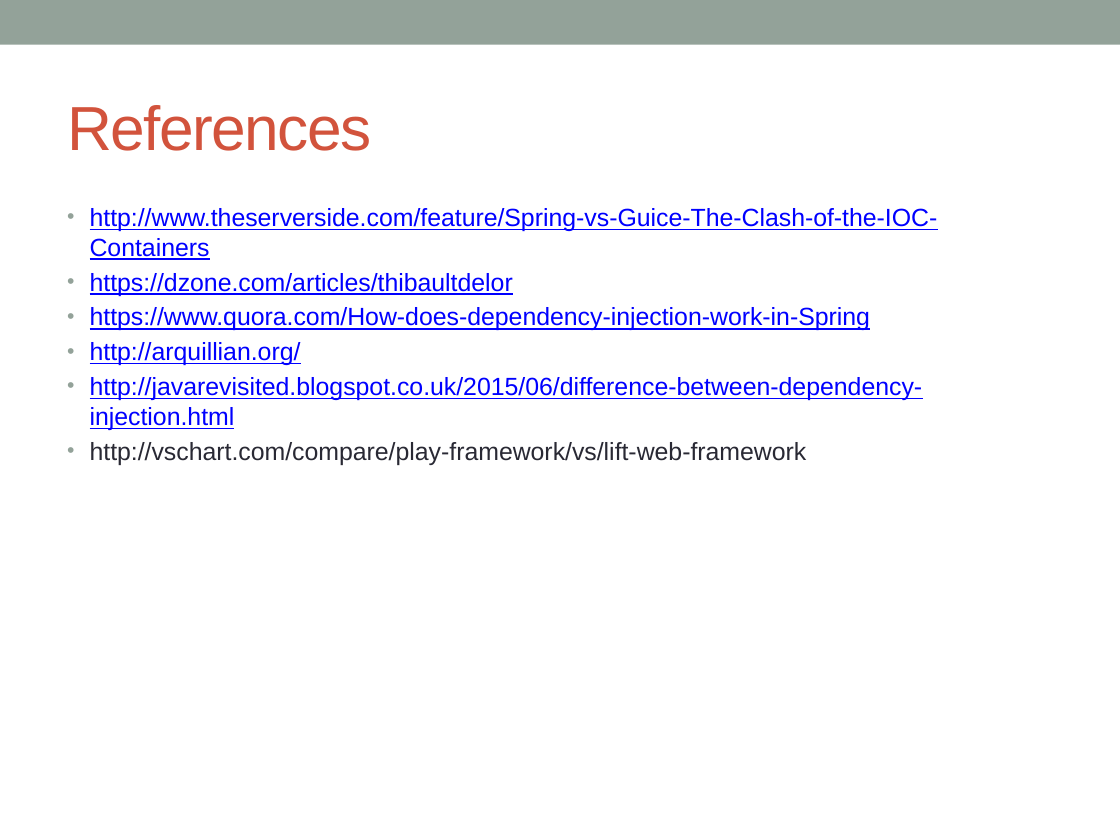
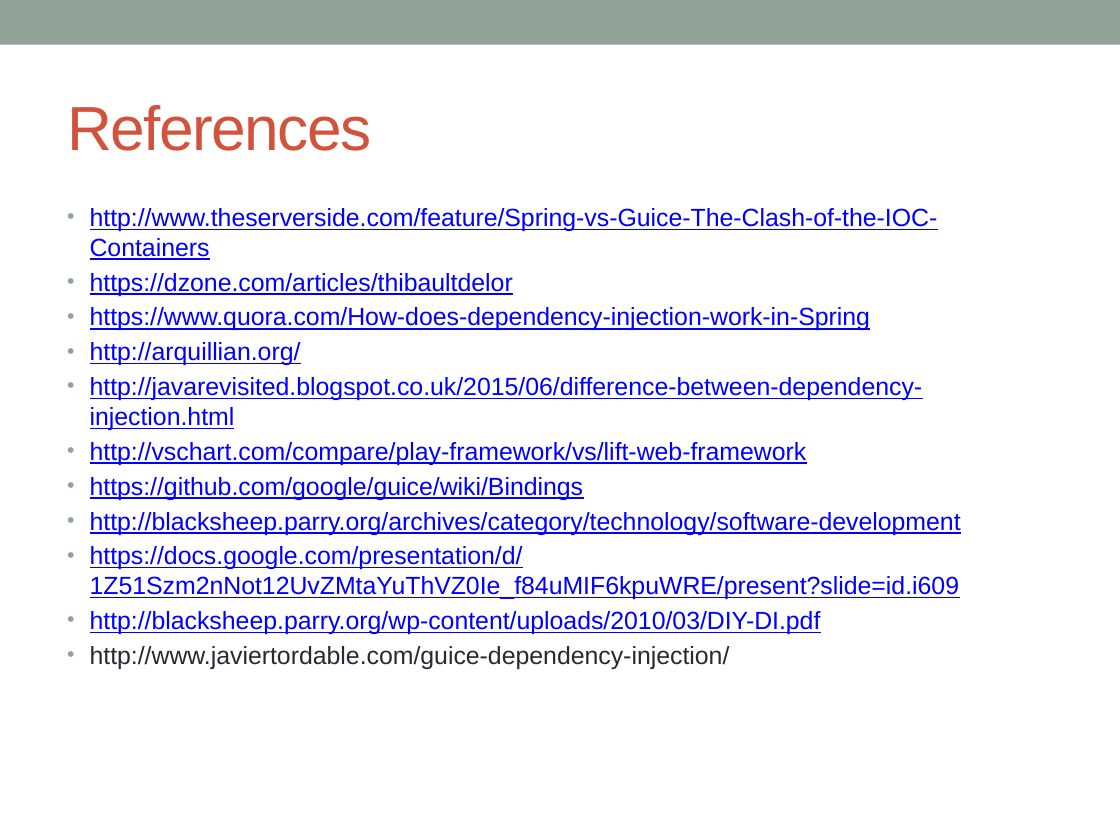
Before and after one commit to notionquest/ProjectDocumentation, a slide deck: slide 12 of Frameworks.pptx (slide 5 before the commit). Drawn at 1120x840 pixels with LibreOffice and Linux fonts; fonts in the diff are those of the drawing. Boxes give left, top, right and bottom in pixels: in the first picture for what was removed or moved away, otherwise in the second. Text is boxed around its words. In the diff, an @@ line names an element or a change of style, - is before the commit and + after.

Commit message:
updates and new ppts

```diff
--- a/Frameworks.pptx
+++ b/Frameworks.pptx
@@ text at (90,442,807,465): text colour #292934 to #0000FF, underline on in "http://vschart.com/compare/play-framework/vs/lift-web-framew ..." @@
@@ text at (90,477,961,669): paragraphs added @@
+• https://github.com/google/guice/wiki/Bindings
+• http://blacksheep.parry.org/archives/category/technology/software-development
+• https://docs.google.com/presentation/d/1Z51Szm2nNot12UvZMtaYuThVZ0Ie_f84uMIF6kpuWRE/present?slide=id.i609
+• http://blacksheep.parry.org/wp-content/uploads/2010/03/DIY-DI.pdf
+• http://www.javiertordable.com/guice-dependency-injection/
```
Also in this commit, not shown: 1 other slide changed, 7 slides added, 5 other files.
